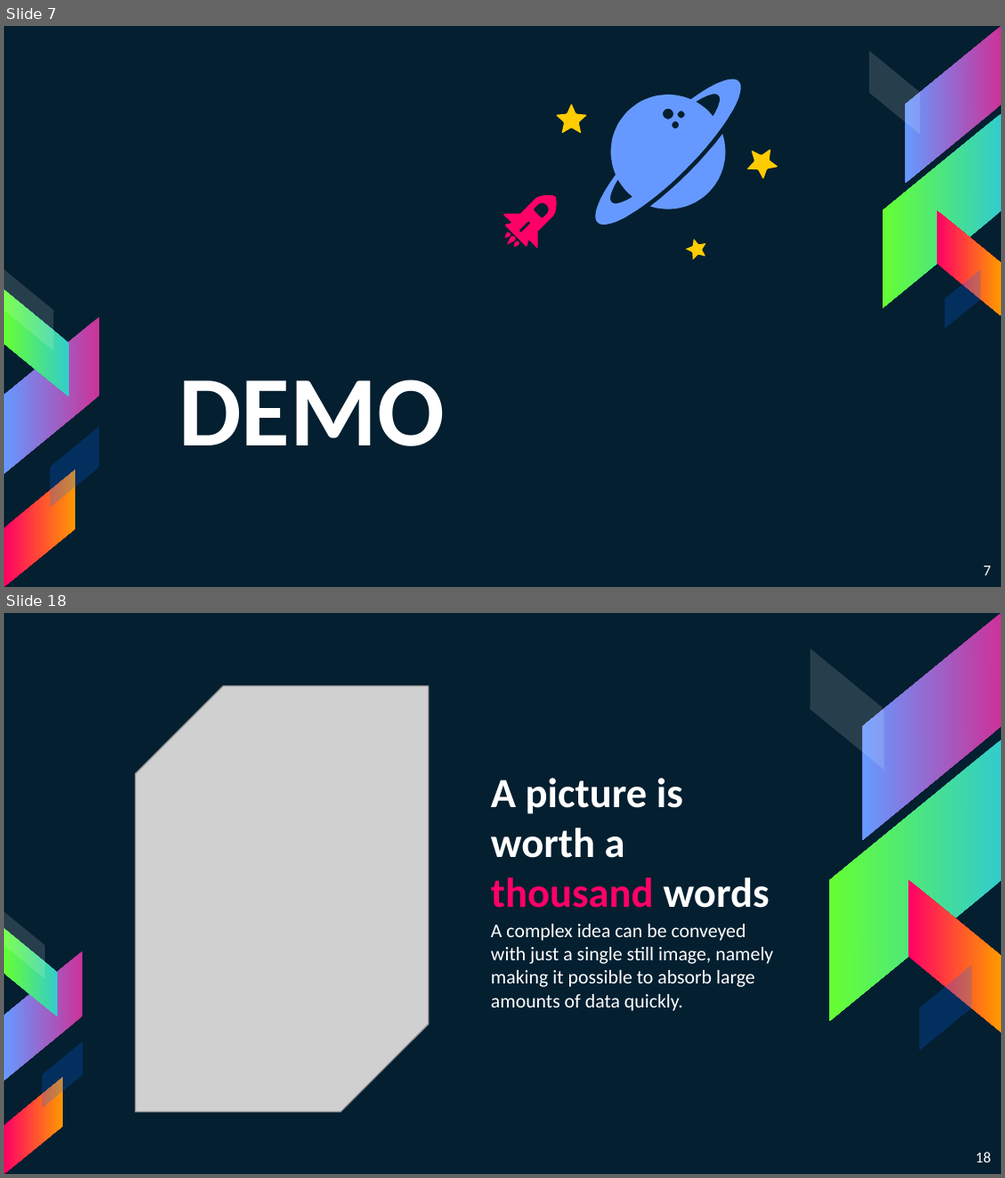
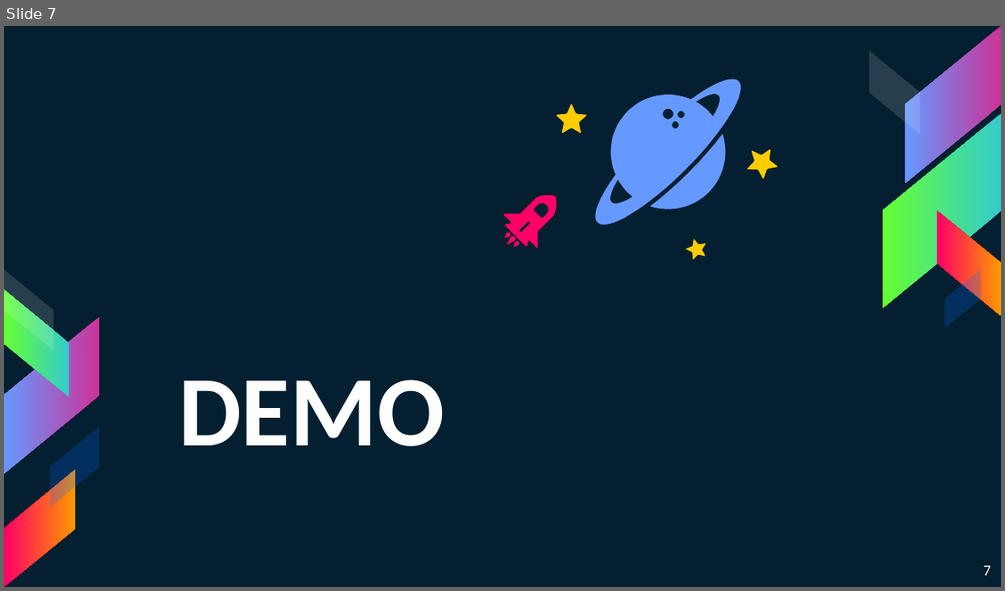
Before and after one commit to superhp/restaurant-as-a-service, a slide deck: PitchWaiterless.pptx. Shown one above the other, each under a label of ours: slides 7 and 18 before the commit, slide 7 after it; the slides between them are not shown. The pictures are 1005x1178 and 1005x591 pixels, drawn with LibreOffice and Linux fonts; fonts in the diff are those of the drawing; grey boxes stand for pictures. Boxes give left, top, right and bottom in pixels: in the first picture for what was removed or moved away, otherwise in the second. Text is boxed around its words. In the diff, an @@ line names an element or a change of style, - is before the commit and + after.

```diff
--- a/PitchWaiterless.pptx
+++ b/PitchWaiterless.pptx
@@ slide 18 removed at (4,613,1001,1174), background #041F30 @@
@@ picture removed at (135,686,429,1112) @@
@@ title removed at (491,778,769,908) @@
-A picture is worth a thousand words
@@ text removed at (491,924,773,1011) @@
-A complex idea can be conveyed with just a single still image, namely making it possible to absorb large amounts of data quickly.
@@ group removed at (810,613,1001,1051): 5 parallelograms @@
@@ group removed at (4,912,83,1173): 5 parallelograms @@
@@ page number removed at (975,1151,990,1162) @@
-18
```
Also in this commit, not shown: 10 slides changed, 4 slides added, 17 other slides removed.
